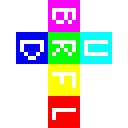
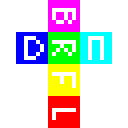
Comparing the layer stacks of the two (128, 128) images. Changes:
painted on "text" over [20, 36, 108, 60]
